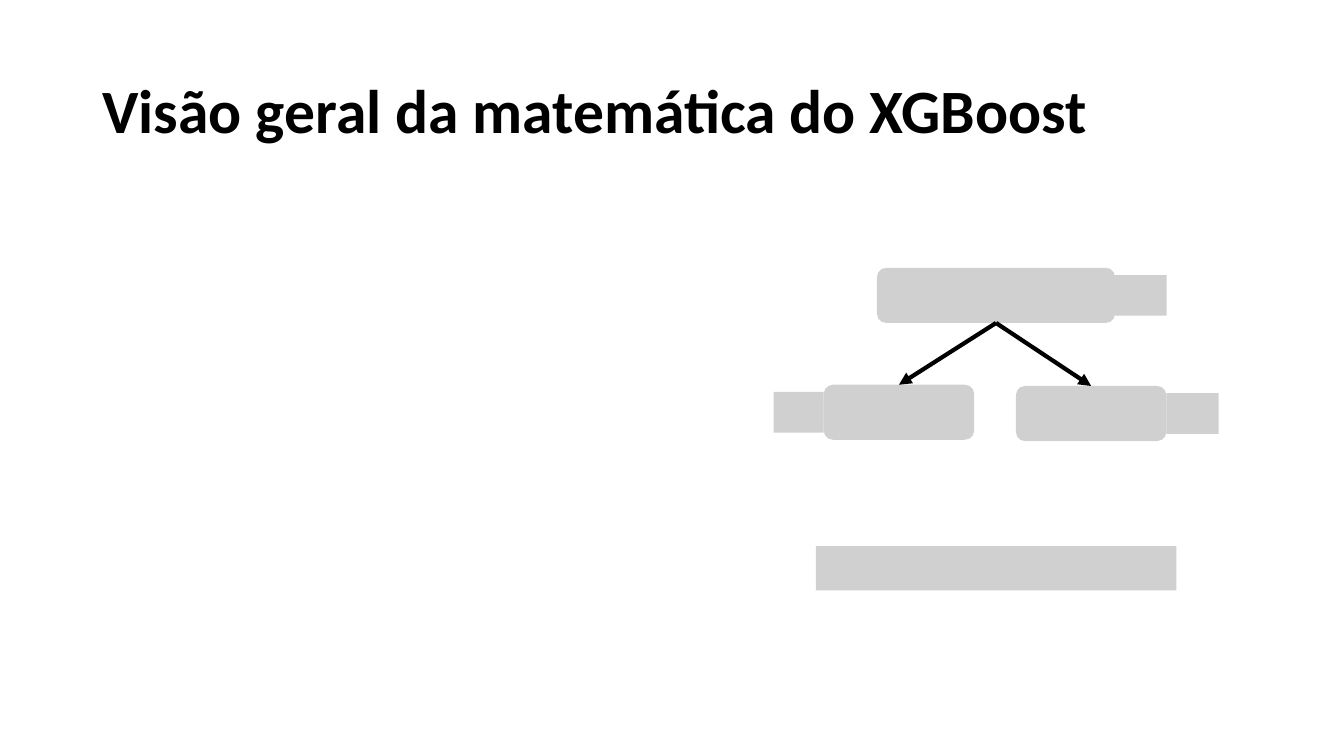
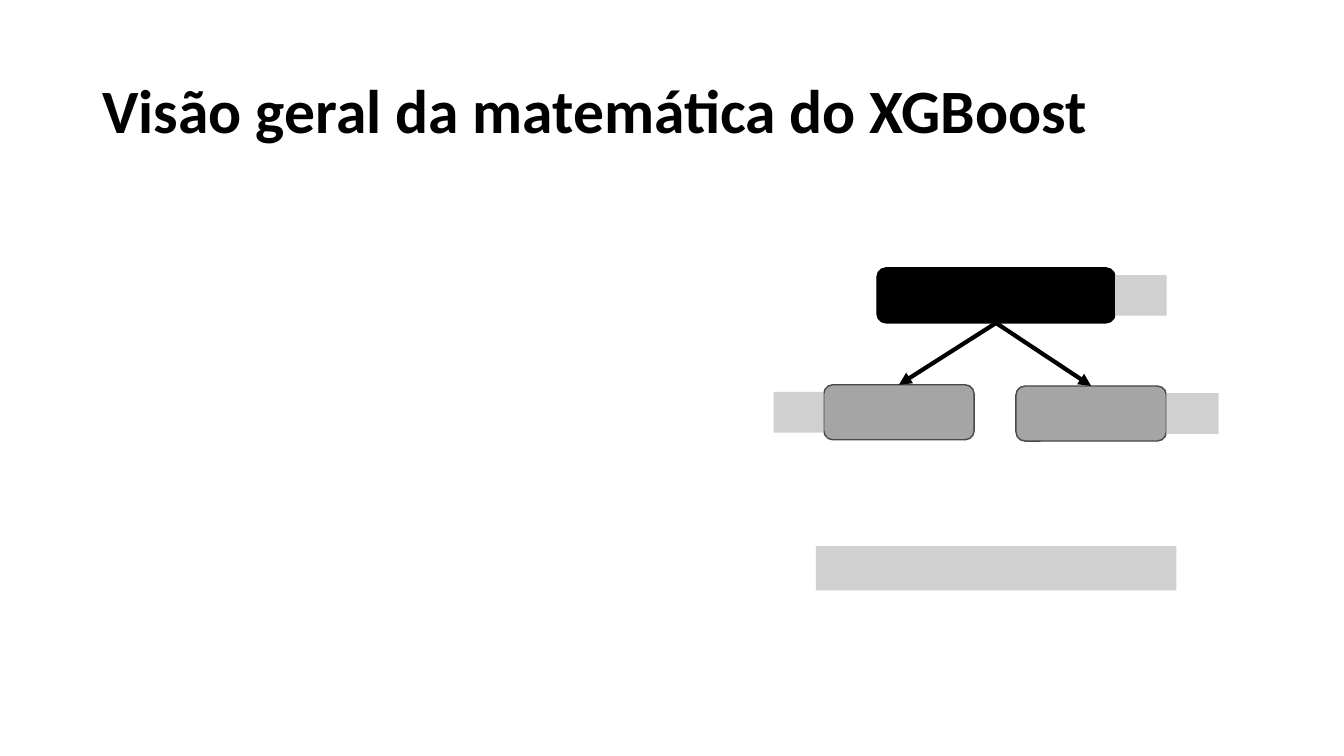
Before and after one commit to alessandradomi/TP558, a slide deck: slide 13 of seminario_XGBoost/TP558_Seminario_XGBoost_Alessandra.pptx. Drawn at 1344x756 pixels with LibreOffice and Linux fonts; fonts in the diff are those of the drawing; grey boxes stand for pictures. Boxes give left, top, right and bottom in pixels: in the first picture for what was removed or moved away, otherwise in the second. Text is boxed around its words. In the diff, an @@ line names an element or a change of style, - is before the commit and + after.

```diff
--- a/seminario_XGBoost/TP558_Seminario_XGBoost_Alessandra.pptx
+++ b/seminario_XGBoost/TP558_Seminario_XGBoost_Alessandra.pptx
@@ picture removed at (x1=877, y1=268, x2=1115, y2=324) @@
@@ rounded rectangle added at (x1=877, y1=268, x2=1115, y2=324), fill #000000, outline #000000 1 pt @@
@@ picture removed at (x1=824, y1=385, x2=974, y2=441) @@
@@ rounded rectangle added at (x1=824, y1=385, x2=974, y2=441), fill #A5A5A5, outline #484848 1 pt @@
@@ picture removed at (x1=1016, y1=386, x2=1167, y2=442) @@
@@ rounded rectangle added at (x1=1016, y1=386, x2=1167, y2=442), fill #A5A5A5, outline #484848 1 pt @@
```
Also in this commit, not shown: 8 other slides changed, 5 slides added, 1 other file.
